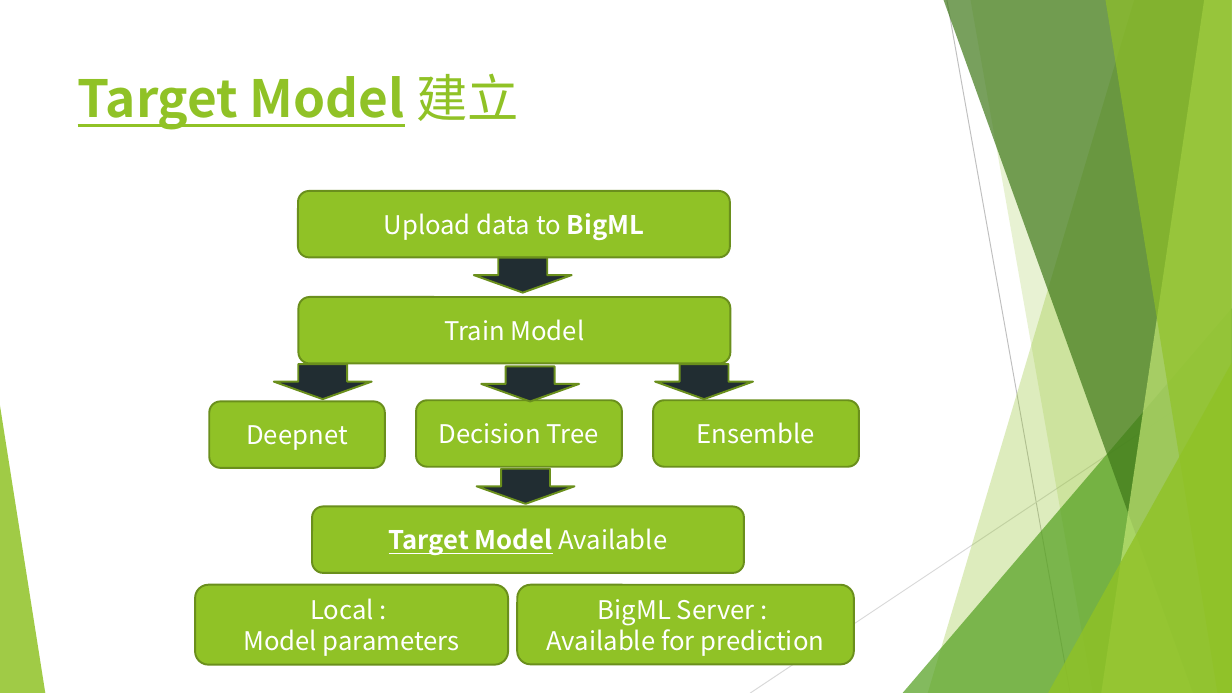
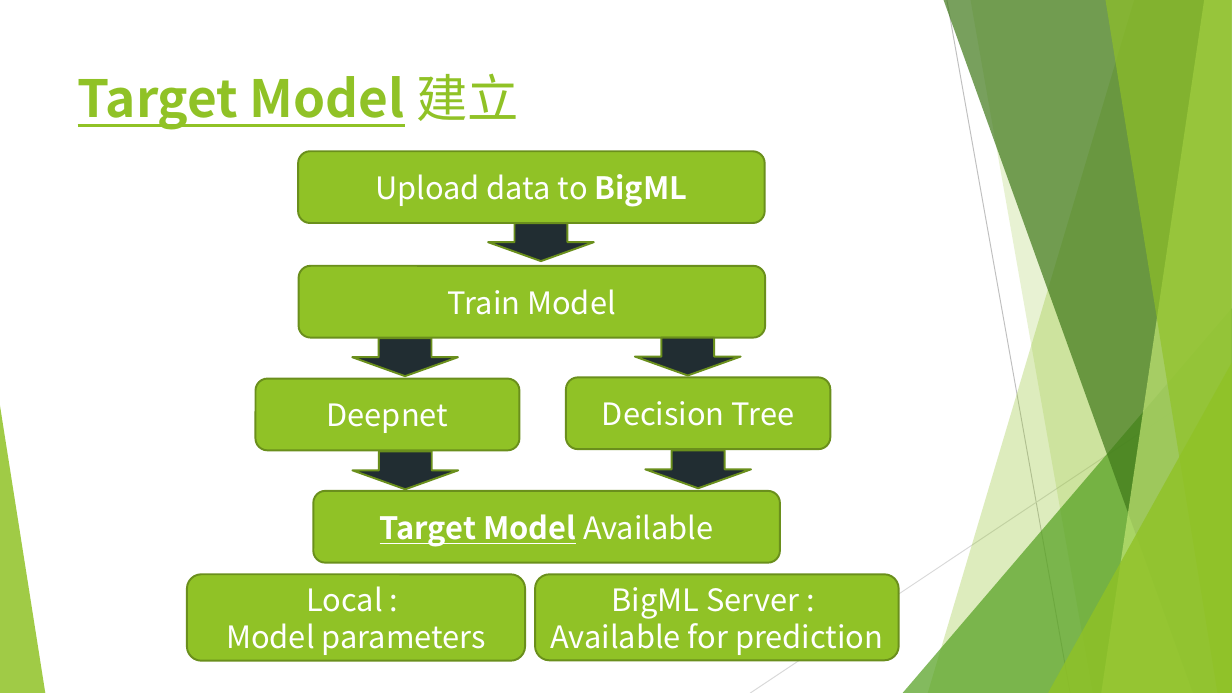
Before and after one commit to chengdejerrylin/Electrical-Engineering-Lab---networking-and-Multinmedia, a slide deck: slide 6 of final_demo.pptx (slide 5 before the commit). Drawn at 1232x693 pixels with LibreOffice and Linux fonts; fonts in the diff are those of the drawing. Boxes give left, top, right and bottom in pixels: in the first picture for what was removed or moved away, otherwise in the second. Text is boxed around its words. In the diff, an @@ line names an element or a change of style, - is before the commit and + after.

```diff
--- a/final_demo.pptx
+++ b/final_demo.pptx
@@ rounded rectangle "Upload data to BigML": place and size @@
-rounded rectangle "Upload data to BigML" at bbox=[298, 191, 729, 258]
+rounded rectangle "Upload data to BigML" at bbox=[299, 152, 765, 224]
@@ down arrow: place and size @@
-down arrow at bbox=[474, 258, 572, 293]
+down arrow at bbox=[488, 224, 593, 262]
@@ rounded rectangle "Train Model": place and size @@
-rounded rectangle "Train Model" at bbox=[299, 297, 730, 363]
+rounded rectangle "Train Model" at bbox=[299, 266, 765, 338]
@@ down arrow: place and size @@
-down arrow at bbox=[274, 364, 372, 399]
+down arrow at bbox=[352, 338, 457, 376]
@@ down arrow: place and size @@
-down arrow at bbox=[655, 364, 753, 399]
+down arrow at bbox=[635, 337, 740, 375]
@@ rounded rectangle "Deepnet": place and size @@
-rounded rectangle "Deepnet" at bbox=[210, 401, 385, 468]
+rounded rectangle "Deepnet" at bbox=[256, 379, 520, 451]
@@ size 20 to 24 pt in 7 elements at bbox=[187, 575, 525, 661], bbox=[313, 491, 780, 563], bbox=[535, 575, 899, 661], bbox=[299, 266, 765, 338], bbox=[299, 152, 765, 224], bbox=[256, 379, 520, 451], bbox=[567, 377, 831, 449] @@
@@ rounded rectangle "Decision Tree": place and size @@
-rounded rectangle "Decision Tree" at bbox=[416, 400, 622, 467]
+rounded rectangle "Decision Tree" at bbox=[567, 377, 831, 449]
@@ rounded rectangle removed at bbox=[653, 400, 860, 467] @@
-Ensemble
@@ down arrow: place and size @@
-down arrow at bbox=[477, 469, 575, 504]
+down arrow at bbox=[352, 452, 457, 490]
@@ down arrow: place and size @@
-down arrow at bbox=[482, 367, 579, 402]
+down arrow at bbox=[645, 450, 750, 488]
@@ rounded rectangle "Target Model Available": place and size @@
-rounded rectangle "Target Model Available" at bbox=[312, 506, 744, 573]
+rounded rectangle "Target Model Available" at bbox=[313, 491, 780, 563]
@@ rounded rectangle "Local :": place and size @@
-rounded rectangle "Local :" at bbox=[195, 585, 508, 665]
+rounded rectangle "Local :" at bbox=[187, 575, 525, 661]
@@ rounded rectangle "BigML Server :": place and size @@
-rounded rectangle "BigML Server :" at bbox=[518, 585, 854, 665]
+rounded rectangle "BigML Server :" at bbox=[535, 575, 899, 661]
```
Also in this commit, not shown: 4 other slides changed, 1 slide added, 4 other files.
